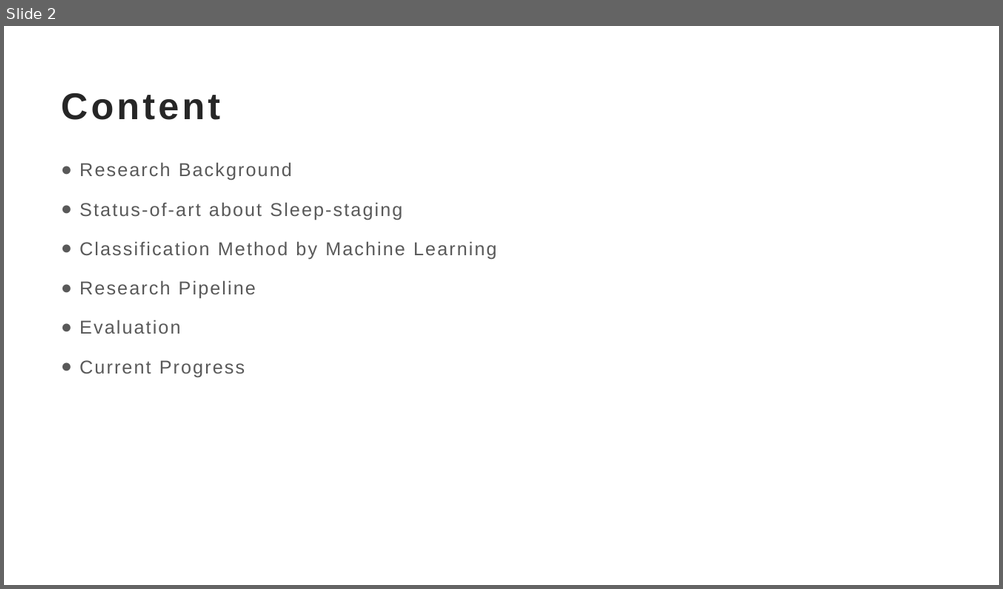
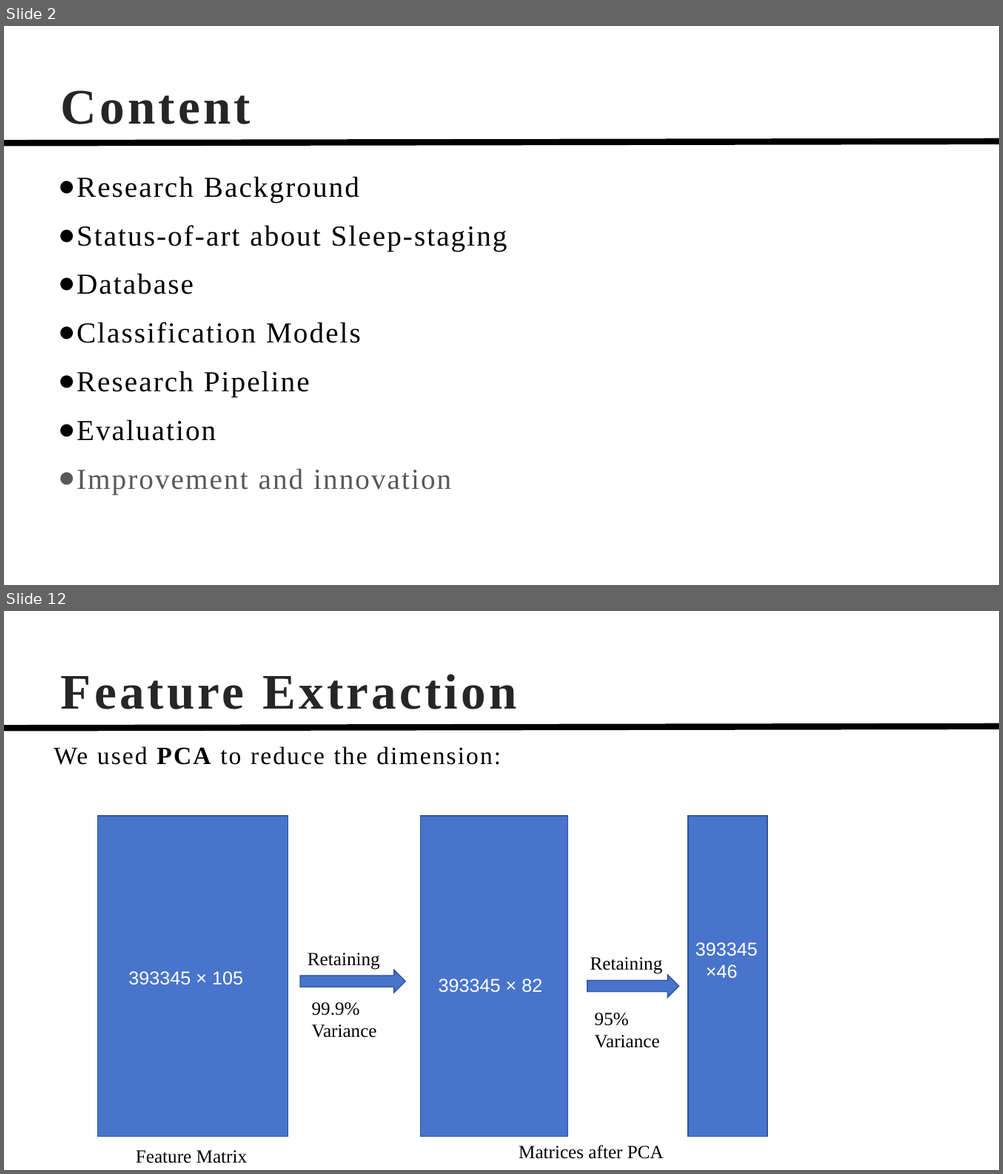
Before and after one commit to TonyHGF/EEG-Sleep-Staging, a slide deck: pre/slides.pptx. Shown one above the other, each under a label of ours: slide 2 before the commit, slides 2 and 12 after it; the slides between them are not shown. The pictures are 1003x589 and 1003x1174 pixels, drawn with LibreOffice and Linux fonts; fonts in the diff are those of the drawing. Boxes give left, top, right and bottom in pixels: in the first picture for what was removed or moved away, otherwise in the second. Text is boxed around its words. In the diff, an @@ line names an element or a change of style, - is before the commit and + after.

```diff
--- a/pre/slides.pptx
+++ b/pre/slides.pptx
@@ slide 12 added at [4, 611, 999, 1170], background #FFFFFF; not listed: 1 template element that a slide beside it also shows @@
@@ title added at [61, 674, 516, 709], 48 pt, text #262626, bold @@
+Feature Extraction
@@ text added at [54, 746, 501, 765], 24 pt, text #000000 @@
+We used PCA to reduce the dimension:393345×82
@@ group added at [98, 816, 767, 1164]: 3 rectangles, 2 texts, 1 right arrow @@
+Feature Matrix
+Retaining
@@ text added at [695, 943, 757, 978], 18 pt, text #FFFFFF @@
+393345
+×46
@@ text added at [136, 951, 240, 971], 18 pt, text #FFFFFF @@
+393345 × 105
@@ text added at [330, 963, 424, 982], 18 pt, text #FFFFFF @@
+393345×82
@@ text added at [590, 957, 663, 974], 18 pt, text #000000 @@
+Retaining
@@ text added at [128, 971, 243, 985], 18 pt, text #FFFFFF @@
+393345×105
@@ text added at [438, 979, 542, 993], 18 pt, text #FFFFFF @@
+393345 × 82
@@ right arrow added at [587, 975, 679, 997], fill #4874CB, outline #2E54A1 1 pt @@
@@ text added at [312, 1002, 377, 1038], 18 pt, text #000000 @@
+99.9%
+Variance
@@ text added at [595, 1013, 660, 1048], 18 pt, text #000000 @@
+95%
+Variance
@@ text added at [518, 1145, 663, 1159], 18 pt, text #000000 @@
+Matrices after PCA
@@ slide 2 changed as well @@
@@ title "Content" at [61, 90, 250, 124]: size 36 to 48 pt, font Arial to Times New Roman @@
@@ line added from (4, 143) to (999, 141), #000000 6 pt @@
@@ text "Research Background": place and size @@
-text "Research Background" at [79, 162, 497, 378]
+text "Research Background" at [77, 176, 507, 494]
@@ text at [77, 176, 507, 441]: size 18 to 28 pt, font Arial to Times New Roman, text colour #595959 to #000000 in "Research Background", "Status-of-art about Sleep-staging", "Research Pipeline", "Evaluation"; line spacing 1.3 to 1.1 @@
@@ text at [77, 273, 361, 343]: text changed; size 18 to 28 pt; font Arial to Times New Roman; text colour #595959 to #000000 @@
-● Classification Method by Machine Learning
+● Database
+● Classification Models
@@ text at [77, 469, 451, 494]: text changed; size 18 to 28 pt; font Arial to Times New Roman @@
-● Current Progress
+● Improvement and innovation
```
Also in this commit, not shown: 8 other slides changed, 5 other slides added, 2 slides removed, 8 other files.
